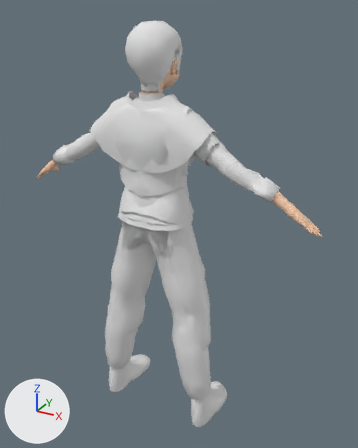
An edit to the glTF model public/models/avatar/avatar.glb, drawn before and after from the same camera.
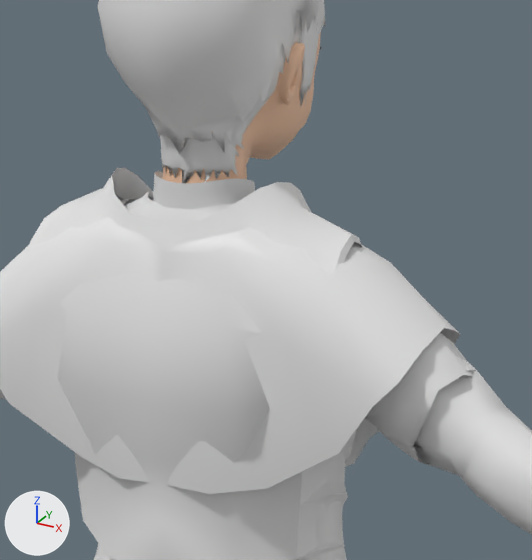
There are two pictures of each version: one whole from a camera (50 mm lens) standing at (0.884, -1.411, 1.563) and looking at (0.045, 0.115, 0.8), one close up on the part from 28% to 66% of the width and 11% to 42% of the height. The axes (+X, +Y, +Z) are drawn at lower left. The lights are the same throughout. The last two pictures show the newer version. Where no turn or scale is listed for an object, it has been applied to the vertices.

Objects in the first close-up: 'armor.knightscale.steel', 'cloak.prieststyle1', 'cloth.style1', 'cloth.style3', 'mainBodyhead', 'scalpHairInside', 'scalphair' and 1 more.
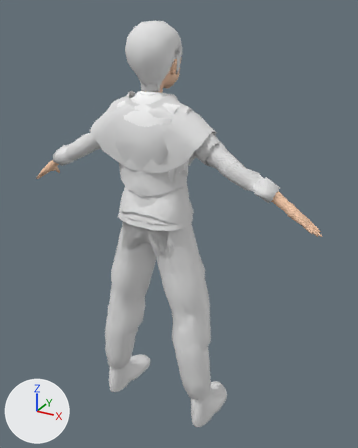
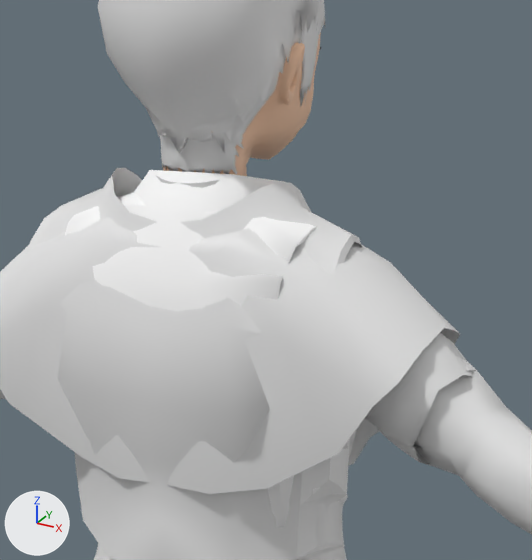
Where the change shows, as pixel boxes [x1, y1, x2, y2] in the close-ups (532 x 560 px):
'armor.lightarmor', added: after [65, 170, 350, 527]

The change, as a diff of the scene's bpy script:
```diff
--- a/public/models/avatar/avatar.glb.py
+++ b/public/models/avatar/avatar.glb.py
@@ mat_whitemetal1 @@
+mat_whitemetal1 = principled_material('whiteMetal1')
+mat_whitemetal1.base_color = (1.0, 1.0, 1.0)  # white #ffffff
+mat_whitemetal1.roughness = 1.0
@@ me_tripo_mesh_b13383fb @@
+me_tripo_mesh_b13383fb.from_pydata(...)  # 96 vertices, 148 faces; spans x -0.128..0.127, y -0.072..0.129, z 0.151..0.484
+me_tripo_mesh_b13383fb.materials.append(mat_whitemetal1)  # white #ffffff
@@ ob_armor_lightarmor @@
+ob_armor_lightarmor = bpy.data.objects.new('armor.lightarmor', me_tripo_mesh_b13383fb)
+ob_armor_lightarmor.location = (0.0, 0.0, 0.826)
```
